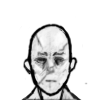
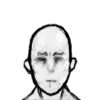
Layered file, before and after one edit (100 × 100). Changes by layer:
renamed "Calque 5" to "Calque 6", painted on it over [22, 31, 88, 100]
